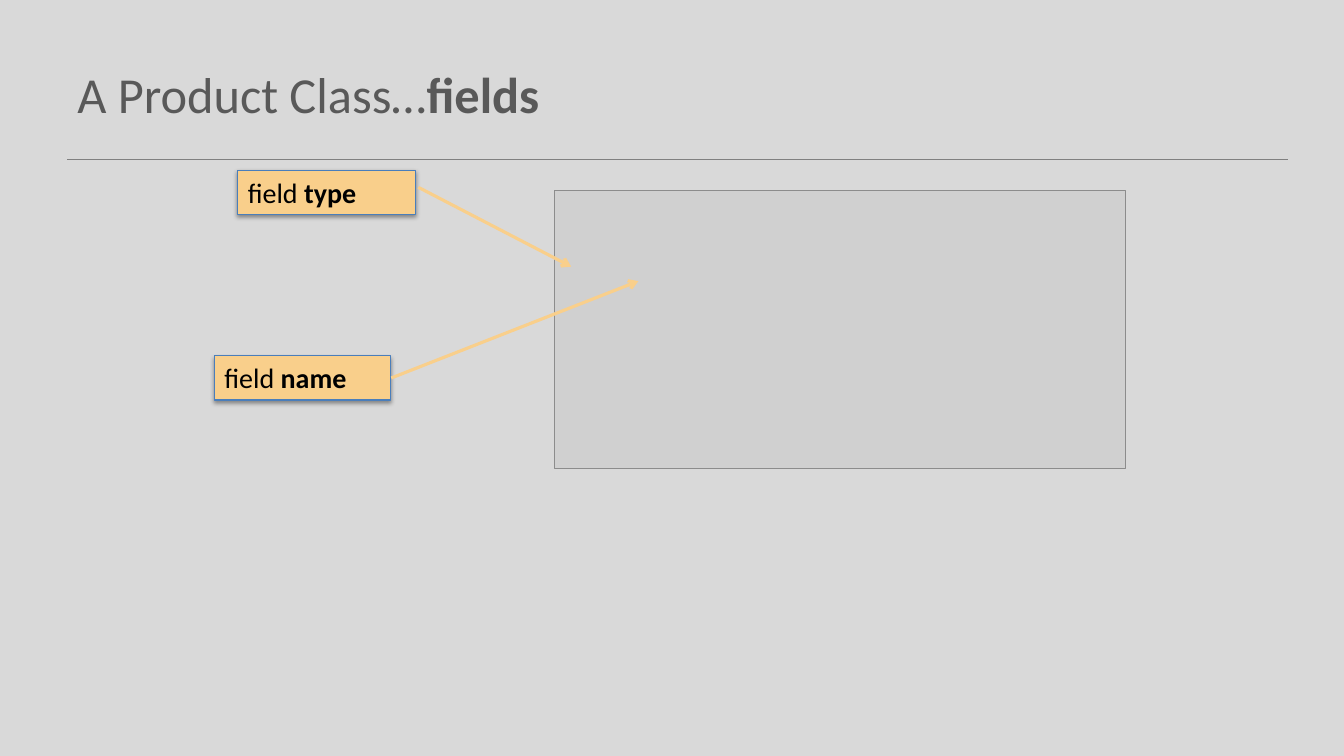
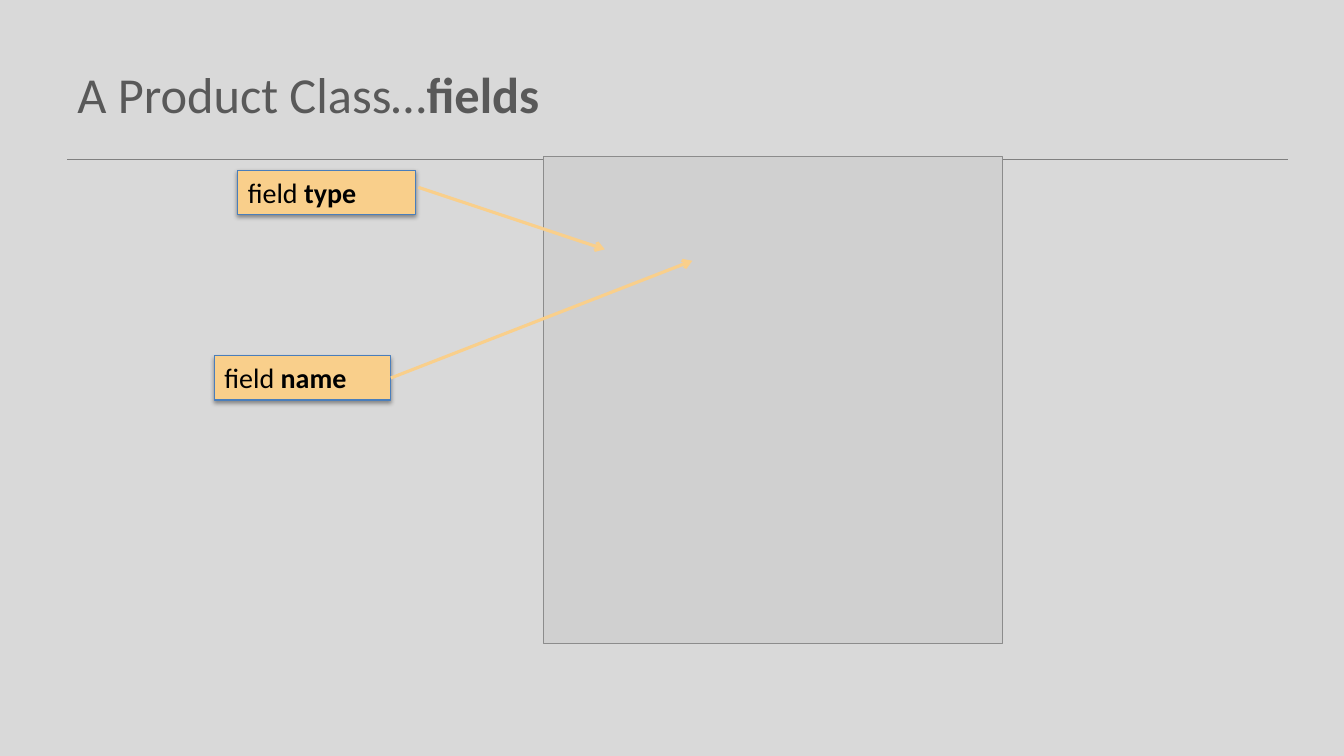
Before and after one commit to Programming-Fundamentals-SETU/prog-fund-1-sept-25, a slide deck: slide 11 of topic08-arrays-of-objects/unit-1/talk-1-shop-v1/a-shop-v1.pptx. Drawn at 1344x756 pixels with LibreOffice and Linux fonts; fonts in the diff are those of the drawing; grey boxes stand for pictures. Boxes give left, top, right and bottom in pixels: in the first picture for what was removed or moved away, otherwise in the second. Text is boxed around its words. In the diff, an @@ line names an element or a change of style, - is before the commit and + after.

```diff
--- a/topic08-arrays-of-objects/unit-1/talk-1-shop-v1/a-shop-v1.pptx
+++ b/topic08-arrays-of-objects/unit-1/talk-1-shop-v1/a-shop-v1.pptx
@@ picture added at box(543, 156, 1003, 643) @@
@@ arrow moved from (418, 188) - (572, 267) to (418, 188) - (605, 249) @@
@@ picture removed at box(555, 191, 1126, 469) @@
@@ arrow moved from (391, 378) - (638, 281) to (391, 378) - (693, 261) @@
```
Also in this commit, not shown: 11 other slides changed, 42 other files.
